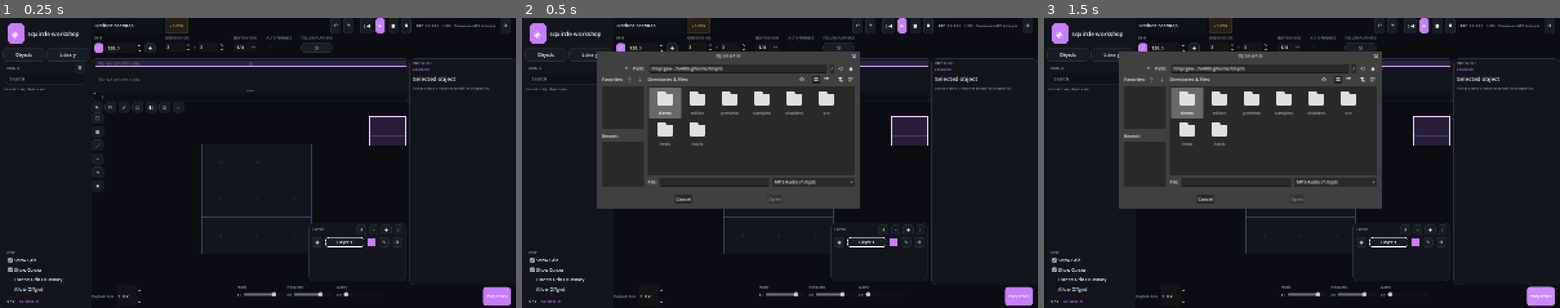
Above: before the commit, frames 1-3 (left to right).
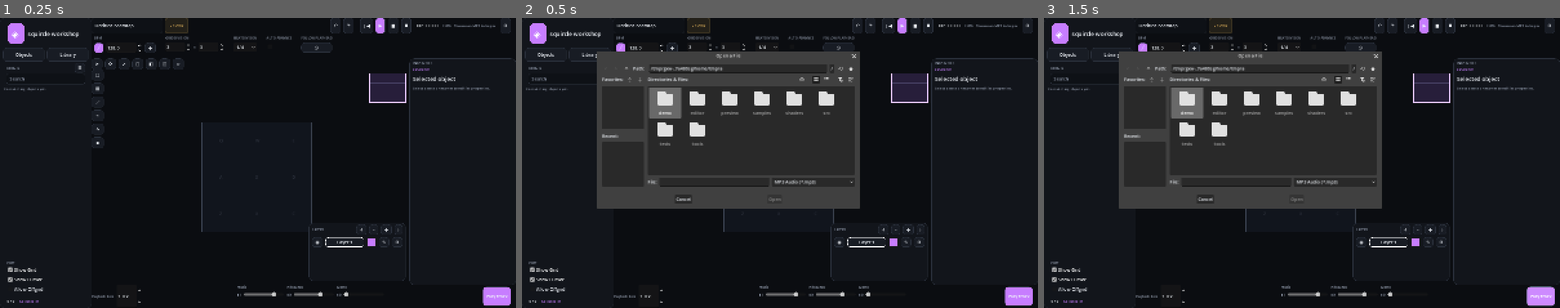
Above: after the commit, the same moments.

Repository: ev3ntHandler/squircle-workshop
Game: Godot game, scene res://editor/workshop.tscn
Same seed, same stepped clock (60 frames per second), same inputs: the game is played once before the commit and once after it.
Inputs (mouse positions are in pixels of both pictures, inside the frame that each line leads up to):
- Up to frame 1 (0.25 s): no input
- Up to frame 2 (0.5 s): no input
- Up to frame 3 (1.5 s): click (1090, 279) at 0.5 s, where only the run before the commit has a clickable "Extend Grid Boundary"; click "Play track" at 1.25 s

The runs differ from the first frame. In frame 1, 3.5% of the frame differs, in the area x 1-79%, y 13-92%; in frame 2, 2.1%; in frame 3, 2.1%.
Error after the commit: Parse Error: Cannot infer the type of "target_beats" variable because the value doesn't have a set type. (res://editor/wave_select.gd:112)

Commit message:
Fix waveform navigation and grid visualization
Co-authored-by: arena-agent <297053741+arena-agent@users.noreply.github.com>

Diff:
--- a/godot_waveform/editor/beat_grid_canvas.gd
+++ b/godot_waveform/editor/beat_grid_canvas.gd
@@ -310,6 +310,33 @@
 	return result
 
 
+func _shape_position_at(points: Array, progress: float, is_curve: bool) -> Vector2:
+	if points.is_empty():
+		return Vector2.ZERO
+	if points.size() == 1:
+		return points[0]
+	var scaled := clampf(progress, 0.0, 1.0) * float(points.size() - 1)
+	var segment := mini(int(floor(scaled)), points.size() - 2)
+	var t := scaled - float(segment)
+	var p1: Vector2 = points[segment]
+	var p2: Vector2 = points[segment + 1]
+	if not is_curve:
+		return p1.lerp(p2, t)
+	var p0: Vector2 = points[maxi(segment - 1, 0)]
+	var p3: Vector2 = points[mini(segment + 2, points.size() - 1)]
+	var t2 := t * t
+	var t3 := t2 * t
+	return (
+		0.5
+		* (
+			(2.0 * p1)
+			+ (-p0 + p2) * t
+			+ (2.0 * p0 - 5.0 * p1 + 4.0 * p2 - p3) * t2
+			+ (-p0 + 3.0 * p1 - 3.0 * p2 + p3) * t3
+		)
+	)
+
+
 func _snap_preview_point(point: Vector2) -> Vector2:
 	if not snap_enabled or Input.is_key_pressed(KEY_SHIFT):
 		return point
@@ -541,16 +568,28 @@
 			draw_rect(note_rect.grow(4), Color.WHITE, false, 2.0)
 	for shape in shapes:
 		var shape_id := str(shape.get("id", ""))
-		var samples := _shape_samples(shape)
-		if samples.is_empty():
+		var points: Array = shape.get("points", [])
+		if points.is_empty():
 			continue
 		var layer_name := str(shape.get("layer", "Layer 1"))
 		if not bool(visible_layers.get(layer_name, true)):
 			continue
 		var shape_start := float(shape.get("time", 0.0))
 		var shape_duration := maxf(float(shape.get("duration", 1.0)), 0.001)
-		for sample_index in range(samples.size()):
-			var progress := float(sample_index) / float(maxi(samples.size() - 1, 1))
+		var divisions := maxi(int(shape.get("beat_division", 4)), 1)
+		var grid_division := float(maxi(int(shape.get("grid_division", 3)), 1))
+		for sample_index in range(divisions):
+			var progress := float(sample_index) / float(divisions)
+			var sample_position := _shape_position_at(
+				points, progress, str(shape.get("type", "")) == "Curve"
+			)
+			if bool(shape.get("snap_to_grid", true)):
+				sample_position.x = (
+					(round(sample_position.x * grid_division - 0.5) + 0.5) / grid_division
+				)
+			sample_position.y = (
+				(round(sample_position.y * grid_division - 0.5) + 0.5) / grid_division
+			)
 			var arrival := shape_start + progress * shape_duration - current_time
 			var opacity := 1.0
 			if animate_notes:
@@ -559,7 +598,7 @@
 				opacity = clampf(1.0 - arrival / approach_window, 0.02, 1.0)
 			var growth := lerpf(0.42, 1.0, opacity) if animate_notes else 1.0
 			var radius := (31.0 if not is_3d_preview else 27.0) * growth
-			var center := _project(samples[sample_index])
+			var center := _project(sample_position)
 			var rect := Rect2(center - Vector2(radius, radius), Vector2(radius * 2.0, radius * 2.0))
 			var color: Color = layer_colors.get(layer_name, active_layer_color)
 			color.a = opacity * float(layer_opacities.get(layer_name, 0.9))
--- a/godot_waveform/editor/timeline_ruler.gd
+++ b/godot_waveform/editor/timeline_ruler.gd
@@ -24,7 +24,13 @@
 	var last_step := ceili(_beat_count_at_time(to_time) / step_beats)
 	var last_label_x := -1000.0
 	var last_bar_label_x := -1000.0
-	for step_index in range(first_step, last_step + 1):
+	var total_steps := maxi(last_step - first_step + 1, 1)
+	var step_stride := maxi(ceili(float(total_steps) / maxf(size.x / 24.0, 1.0)), 1)
+	var bar_stride := maxi(divisions_per_bar, 1)
+	if step_stride > 1:
+		step_stride = ceili(float(step_stride) / float(bar_stride)) * bar_stride
+		first_step = floori(float(first_step) / float(bar_stride)) * bar_stride
+	for step_index in range(first_step, last_step + 1, step_stride):
 		var time := _time_at_beat(float(step_index) * step_beats)
 		if time < from_time or time > to_time:
 			continue
@@ -47,7 +53,7 @@
 		if not label.is_empty():
 			draw_string(
 				ThemeDB.fallback_font,
-				Vector2(x, size.y - 5.0),
+				Vector2(x - 24.0, size.y - 5.0),
 				label,
 				HORIZONTAL_ALIGNMENT_CENTER,
 				48.0,
--- a/godot_waveform/editor/wave_select.gd
+++ b/godot_waveform/editor/wave_select.gd
@@ -27,29 +27,16 @@
 var fit_only := false
 var fit_dragging := false
 var divisions_per_bar := 8
-var pan_target_start := 0.0
-var pan_target_active := false
 
 
 func _ready() -> void:
 	mouse_filter = Control.MOUSE_FILTER_STOP
 	set_anchors_and_offsets_preset(Control.PRESET_FULL_RECT)
-	set_process(true)
-	if waveform != null:
-		pan_target_start = waveform.view_start
-
-
-func _process(delta: float) -> void:
-	if fit_only:
-		return
-	if pan_target_active and waveform != null:
-		var distance := absf(waveform.view_start - pan_target_start)
-		if distance < 0.00001:
-			waveform.view_start = pan_target_start
-			pan_target_active = false
-		else:
-			var blend := 1.0 - exp(-delta * 18.0)
-			waveform.view_start = lerpf(waveform.view_start, pan_target_start, blend)
+
+
+func cancel_pending_pan() -> void:
+	left_dragging = false
+	left_moved = false
 
 
 func _gui_input(event: InputEvent) -> void:
@@ -71,8 +58,6 @@
 				left_moved = false
 				left_start_x = event.position.x
 				start_view = waveform.view_start
-				pan_target_start = waveform.view_start
-				pan_target_active = false
 				hit_note_id = _note_at_x(event.position.x)
 				accept_event()
 			else:
@@ -122,12 +107,13 @@
 			)
 			if duration > 0.0:
 				var tempo_points := _sorted_bpm_points()
-				var target_beats: float = (
-					round(_beat_count_at_time(raw_start * duration, tempo_points) / 4.0) * 4.0
-				)
+				var snap_beats := 4.0 / float(maxi(divisions_per_bar, 1))
+				var beat_count := _beat_count_at_time(raw_start * duration, tempo_points)
+				var target_beats := round(beat_count / snap_beats) * snap_beats
 				raw_start = _time_at_beat(target_beats, tempo_points) / duration
-			pan_target_start = clampf(raw_start, 0.0, 1.0 - span)
-			pan_target_active = true
+			var snapped_start := clampf(raw_start, 0.0, 1.0 - span)
+			if not is_equal_approx(waveform.view_start, snapped_start):
+				waveform.view_start = snapped_start
 			queue_redraw()
 			accept_event()
 
@@ -300,7 +286,13 @@
 			var marker_x := (
 				clampf(float(marker.get("time", 0.0)) / maxf(duration, 0.01), 0.0, 1.0) * size.x
 			)
-			draw_line(Vector2(marker_x, 0), Vector2(marker_x, size.y), Color("#ffd84a"), 2.0, true)
+			draw_line(
+				Vector2(marker_x, 0),
+				Vector2(marker_x, size.y),
+				Color(marker.get("color", Color("#e6c45e"))),
+				2.0,
+				true
+			)
 		return
 	if waveform != null and duration > 0.0:
 		var visible_span := 1.0 / maxf(waveform.zoom, 1.0)
@@ -310,7 +302,13 @@
 		var step_beats := 4.0 / float(maxi(divisions_per_bar, 1))
 		var first_step := floori(_beat_count_at_time(visible_start, tempo_points) / step_beats)
 		var last_step := ceili(_beat_count_at_time(visible_end, tempo_points) / step_beats)
-		for step_index in range(first_step, last_step + 1):
+		var total_steps := maxi(last_step - first_step + 1, 1)
+		var step_stride := maxi(ceili(float(total_steps) / maxf(size.x / 40.0, 1.0)), 1)
+		var bar_stride := maxi(divisions_per_bar, 1)
+		if step_stride > 1:
+			step_stride = ceili(float(step_stride) / float(bar_stride)) * bar_stride
+			first_step = floori(float(first_step) / float(bar_stride)) * bar_stride
+		for step_index in range(first_step, last_step + 1, step_stride):
 			var time := _time_at_beat(float(step_index) * step_beats, tempo_points)
 			if time < visible_start or time > visible_end:
 				continue
@@ -324,13 +322,10 @@
 			ordered_notes.append(candidate)
 		ordered_notes.sort_custom(
 			func(a: Dictionary, b: Dictionary):
-				var a_time := float(a.get("time", 0.0))
-				var b_time := float(b.get("time", 0.0))
-				if is_equal_approx(a_time, b_time):
-					return notes.find(a) < notes.find(b)
-				return a_time < b_time
-		)
-		for note in notes:
+				return float(a.get("time", 0.0)) < float(b.get("time", 0.0))
+		)
+		for note_index in range(ordered_notes.size()):
+			var note: Dictionary = ordered_notes[note_index]
 			var layer_name := str(note.get("layer", "Layer 1"))
 			if not bool(visible_layers.get(layer_name, true)):
 				continue
@@ -366,7 +361,10 @@
 					draw_rect(
 						cell, Color(layer_color.r, layer_color.g, layer_color.b, 0.48), false, 0.7
 					)
-			var note_number := ordered_notes.find(note) + 1
+			var precise_position := Vector2(float(note.get("x", 0.5)), float(note.get("y", 0.5)))
+			var precise_center := box.position + precise_position * box.size
+			draw_circle(precise_center, 2.0, Color.WHITE if selected else layer_color)
+			var note_number := note_index + 1
 			var label_color := Color.WHITE if selected else Color(0.85, 0.88, 0.94, 0.9)
 			draw_string(
 				ThemeDB.fallback_font,
@@ -384,8 +382,6 @@
 			func(a: Dictionary, b: Dictionary):
 				var a_time := float(a.get("time", 0.0))
 				var b_time := float(b.get("time", 0.0))
-				if is_equal_approx(a_time, b_time):
-					return shapes.find(a) < shapes.find(b)
 				return a_time < b_time
 		)
 		for shape_index in range(ordered_shapes.size()):
--- a/godot_waveform/editor/workshop.gd
+++ b/godot_waveform/editor/workshop.gd
@@ -104,7 +104,6 @@
 var bpm_graph_button: Button
 var show_grid_check: CheckBox
 var show_cursor_check: CheckBox
-var extend_boundary_check: CheckBox
 var offgrid_check: CheckBox
 var follow_playhead_button: Button
 var waveform_ruler: TimelineRuler
@@ -835,9 +834,6 @@
 			grid.refresh()
 	)
 	view_panel.add_child(show_cursor_check)
-	extend_boundary_check = _new_check("Extend Grid Boundary", false)
-	extend_boundary_check.toggled.connect(func(_value): _sync_grid())
-	view_panel.add_child(extend_boundary_check)
 	offgrid_check = _new_check("Allow Offgrid", false)
 	offgrid_check.tooltip_text = "Allow note positions beyond the 3×3 grid edges"
 	offgrid_check.toggled.connect(func(_value): _sync_grid())
@@ -1318,6 +1314,8 @@
 
 
 func _seek_minimap_ratio(ratio: float) -> void:
+	if wave_overlay != null:
+		wave_overlay.cancel_pending_pan()
 	_seek_ratio(ratio)
 	if waveform == null or duration <= 0.0:
 		return
@@ -2382,11 +2380,7 @@
 func _set_shape_property(shape: Dictionary, property_name: String, value: Variant) -> void:
 	shape[property_name] = value
 	_record_history()
-	if wave_overlay != null:
-		wave_overlay.shapes = shape_list
-		wave_overlay.queue_redraw()
-	if grid != null:
-		grid.refresh()
+	_sync_grid()
 	_refresh_object_list()
 
 
@@ -2579,19 +2573,30 @@
 
 func _delete_selected() -> void:
 	var remove_ids := selected_ids.duplicate()
+	if not selected_id.is_empty() and not remove_ids.has(selected_id):
+		remove_ids.append(selected_id)
+	if not selected_shape_id.is_empty() and not remove_ids.has(selected_shape_id):
+		remove_ids.append(selected_shape_id)
 	if remove_ids.is_empty():
-		remove_ids.append(selected_id)
+		return
 	var did_remove := false
 	for i in range(note_list.size() - 1, -1, -1):
-		if remove_ids.has(str(note_list[i].id)):
+		if remove_ids.has(str(note_list[i].get("id", ""))):
 			note_list.remove_at(i)
 			did_remove = true
+	for i in range(shape_list.size() - 1, -1, -1):
+		if remove_ids.has(str(shape_list[i].get("id", ""))):
+			shape_list.remove_at(i)
+			did_remove = true
 	if not did_remove:
 		return
 	selected_id = ""
+	selected_shape_id = ""
 	selected_ids.clear()
+	active_shape_id = ""
 	_record_history()
 	_sync_grid()
+	_show_properties()
 
 
 func _sync_grid() -> void:
@@ -2613,10 +2618,7 @@
 	grid.show_grid = show_grid_check.button_pressed if show_grid_check != null else true
 	grid.show_cursor = show_cursor_check.button_pressed if show_cursor_check != null else true
 	grid.allow_offgrid = offgrid_check.button_pressed if offgrid_check != null else false
-	grid.extend_grid_boundary = (
-		(extend_boundary_check.button_pressed if extend_boundary_check != null else false)
-		or grid.allow_offgrid
-	)
+	grid.extend_grid_boundary = grid.allow_offgrid
 	var main_grid_size := 340.0
 	if grid.extend_grid_boundary:
 		grid.custom_minimum_size = Vector2(
